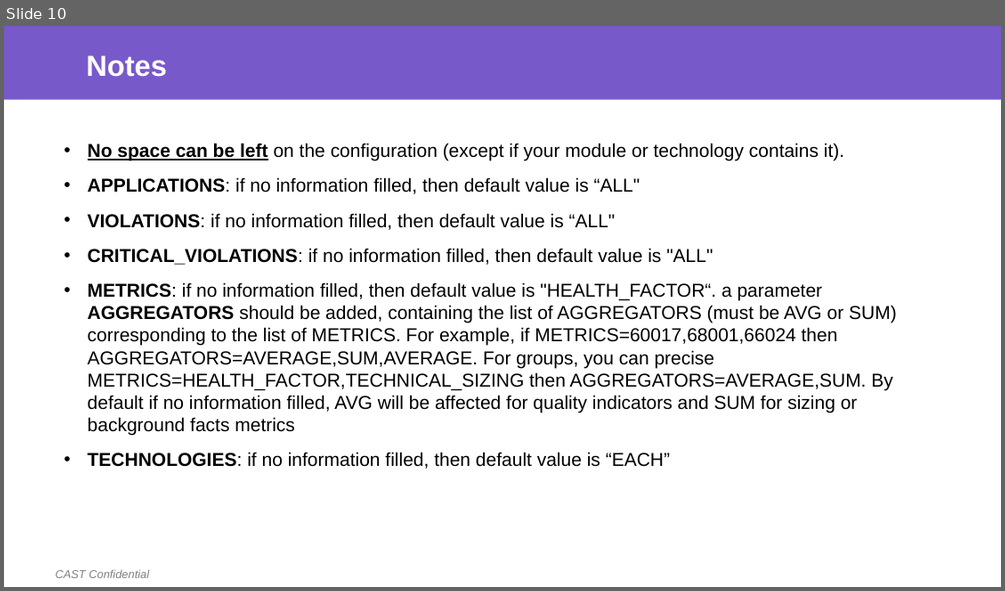
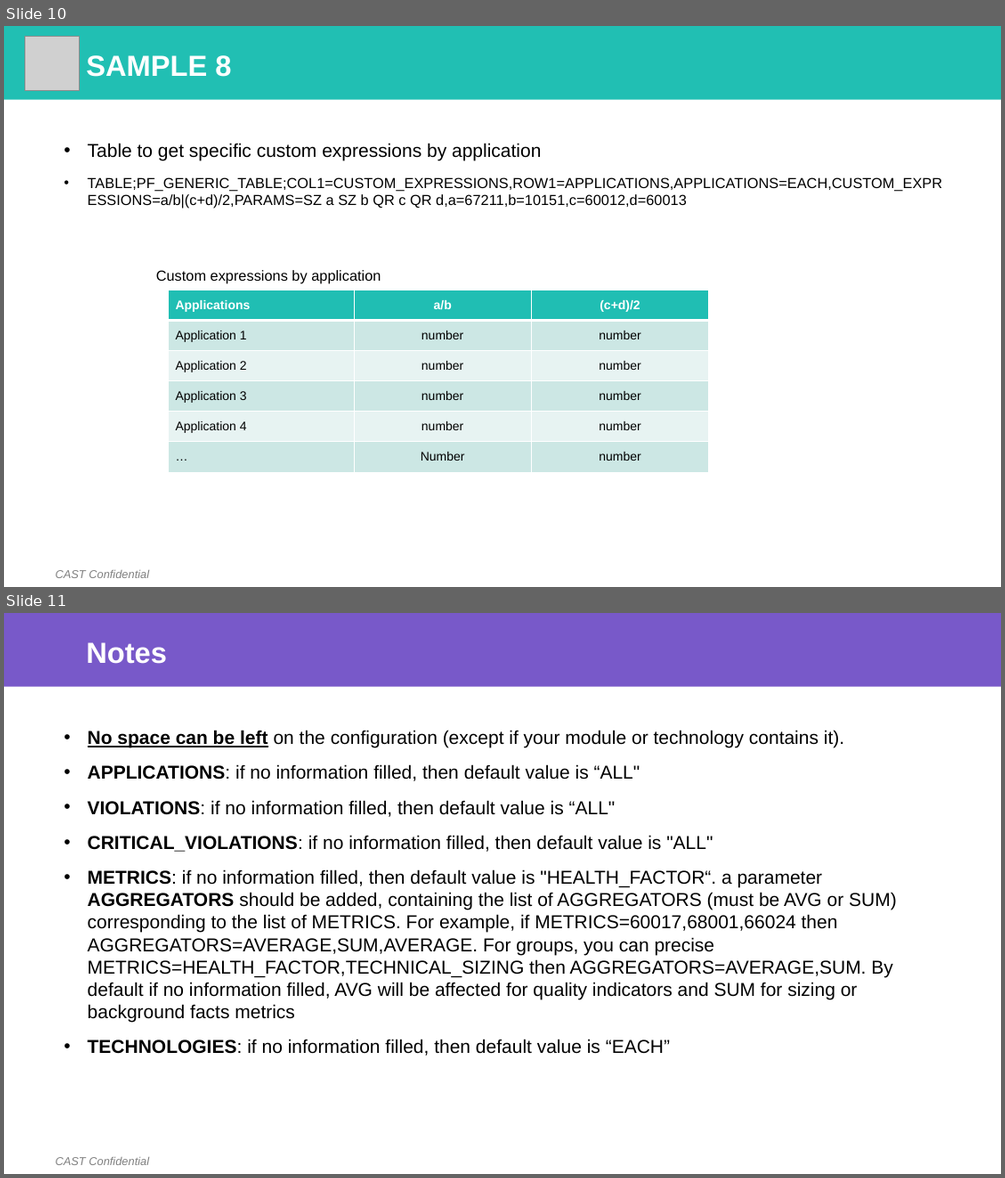
Before and after one commit to CAST-projects/ReportGenerator, a slide deck: CastReporting.Reporting/PortfolioTemplatesFiles/Portfolio Generic Table Definition.pptx. Shown one above the other, each under a label of ours: slide 10 before the commit, slides 10 and 11 after it. The pictures are 1005x591 and 1005x1178 pixels, drawn with LibreOffice and Linux fonts; fonts in the diff are those of the drawing; grey boxes stand for pictures; background and template pictures are left out. Boxes give left, top, right and bottom in pixels: in the first picture for what was removed or moved away, otherwise in the second. Text is boxed around its words. In the diff, an @@ line names an element or a change of style, - is before the commit and + after.

Commit message:
REPORTGEN-348: custom expression for portfolio generic content

```diff
--- a/CastReporting.Reporting/PortfolioTemplatesFiles/Portfolio Generic Table Definition.pptx
+++ b/CastReporting.Reporting/PortfolioTemplatesFiles/Portfolio Generic Table Definition.pptx
@@ slide 10 added at [4, 26, 1001, 587], background #FFFFFF; not listed: 1 template element that a slide beside it also shows @@
@@ rectangle added at [4, 26, 1001, 99], fill #21BFB3 @@
@@ picture added at [25, 37, 79, 90] @@
@@ title added at [86, 55, 231, 77], 28 pt, text #FFFFFF, bold @@
+SAMPLE 8
@@ text added at [88, 143, 942, 208], 14 pt, text #000000 @@
+• Table to get specific custom expressions by application
+• TABLE;PF_GENERIC_TABLE;COL1=CUSTOM_EXPRESSIONS,ROW1=APPLICATIONS,APPLICATIONS=EACH,CUSTOM_EXPRESSIONS=a/b|(c+d)/2,PARAMS=SZ a SZ b QR c QR d,a=67211,b=10151,c=60012,d=60013
@@ text added at [156, 270, 380, 284], 14 pt, text #000000 @@
+Custom expressions by application
@@ table added at [168, 290, 708, 472], 6 rows, 3 columns @@
+Applications | a/b | (c+d)/2
+Application 1 | number | number
+Application 2 | number | number
+Application 3 | number | number
+Application 4 | number | number
+… | Number | number
@@ what was slide 10 is now slide 11 @@
```
Also in this commit, not shown: 2 slides changed, 8 other files.
